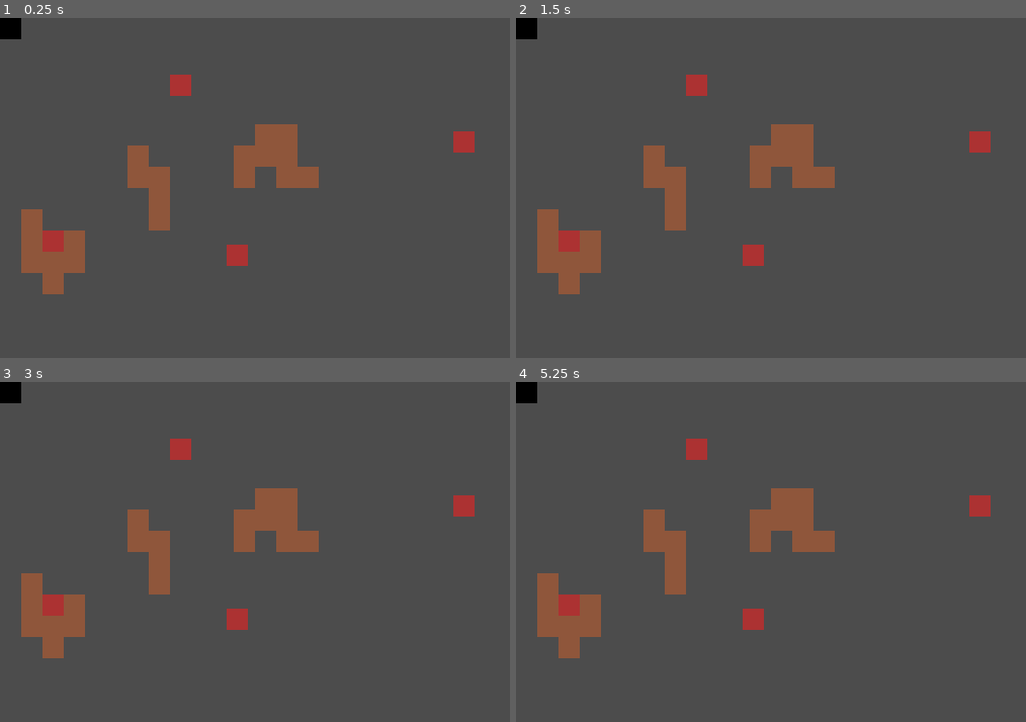
Above: before the commit, frames 1-4 (two rows, left to right).
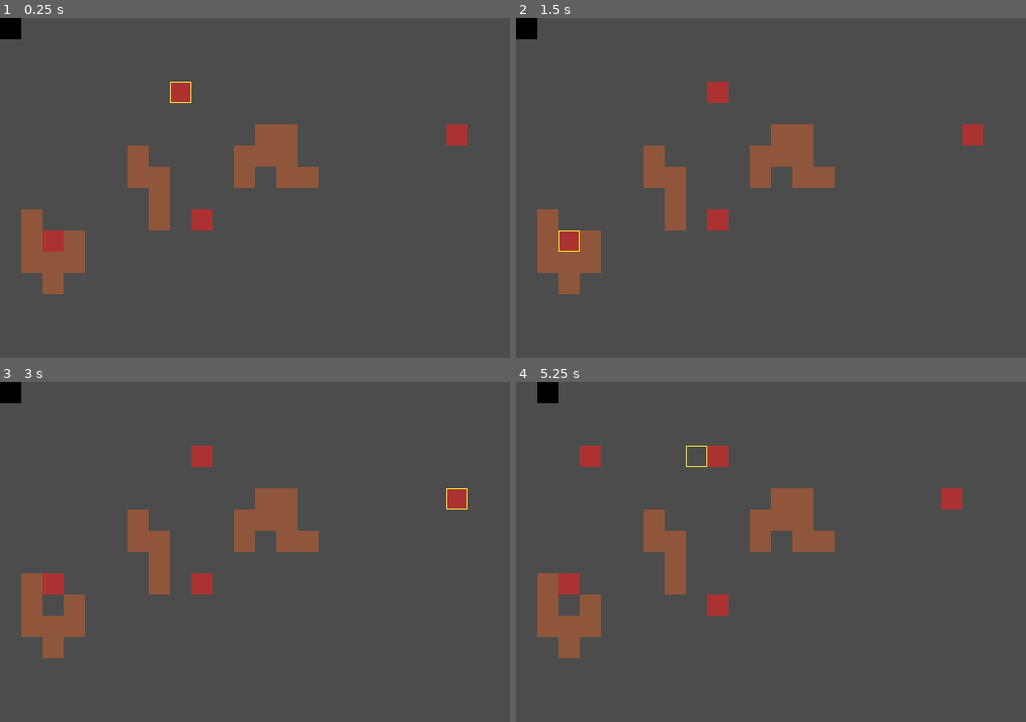
Above: after the commit, the same moments.

Repository: Leirda01/gmtk-2020-leirda-diana
Game: Godot game, scene res://scenes/Main.tscn
Two runs of this game, one before a commit and one after it. Both use one fixed random seed, a clock stepped at 60 frames per second and the inputs below.
Inputs:
- Up to frame 1 (0.25 s): no input
- Up to frame 2 (1.5 s): tap Enter at 0.5 s; hold Right (ui_right) 0.53-1.28 s; tap Space at 1.25 s; hold Down (ui_down) from 1.28 s (still down)
- Up to frame 3 (3 s): tap Enter at 2 s; release Down (ui_down) at 2.03 s; hold Right (ui_right) 2.03-2.78 s; tap Space at 2.75 s; hold Up (ui_up) from 2.78 s (still down)
- Up to frame 4 (5.25 s): tap Enter at 3.5 s; release Up (ui_up) at 3.53 s; hold Left (ui_left) 3.53-5.03 s; tap Space at 4.25 s; hold Down (ui_down) from 5.03 s (still down)

The runs differ from the first frame. In frame 1, 1.0% of the frame differs, in the area x 33-94%, y 16-73%; in frame 2, 1.4%; in frame 3, 1.9%; in frame 4, 2.9%, in the area x 0-94%, y 0-73%.

Commit message:
Move each entities via keyboard

Diff:
--- a/scenes/Enemy.tscn
+++ b/scenes/Enemy.tscn
@@ -1,11 +1,9 @@
-[gd_scene load_steps=4 format=2]
+[gd_scene load_steps=3 format=2]
 
 [ext_resource path="res://sprites/enemy-1.png" type="Texture" id=1]
 [ext_resource path="res://scenes/Entity.tscn" type="PackedScene" id=2]
-[ext_resource path="res://scripts/Enemy.gd" type="Script" id=3]
 
 [node name="Enemy" type="Node2D"]
-script = ExtResource( 3 )
 
 [node name="Controller" parent="." instance=ExtResource( 2 )]
 
--- a/scenes/Main.tscn
+++ b/scenes/Main.tscn
@@ -1,9 +1,10 @@
-[gd_scene load_steps=8 format=2]
+[gd_scene load_steps=9 format=2]
 
 [ext_resource path="res://sprites/environment.png" type="Texture" id=1]
 [ext_resource path="res://scenes/Player.tscn" type="PackedScene" id=2]
 [ext_resource path="res://scripts/Main.gd" type="Script" id=3]
 [ext_resource path="res://scenes/Enemy.tscn" type="PackedScene" id=4]
+[ext_resource path="res://scenes/Spawner.tscn" type="PackedScene" id=5]
 [ext_resource path="res://scenes/Cursor.tscn" type="PackedScene" id=6]
 
 [sub_resource type="ConvexPolygonShape2D" id=1]
@@ -46,18 +47,20 @@
 [node name="Enemies" type="Node" parent="."]
 
 [node name="Dummy" parent="Enemies" instance=ExtResource( 4 )]
-position = Vector2( 192, 64 )
+position = Vector2( 192, 72 )
 
 [node name="Dummy2" parent="Enemies" instance=ExtResource( 4 )]
 position = Vector2( 48, 240 )
 
 [node name="Dummy3" parent="Enemies" instance=ExtResource( 4 )]
-position = Vector2( 512, 128 )
+position = Vector2( 504, 120 )
 
 [node name="Dummy4" parent="Enemies" instance=ExtResource( 4 )]
-position = Vector2( 256, 256 )
+position = Vector2( 216, 216 )
 
 [node name="Player" parent="." instance=ExtResource( 2 )]
 
 [node name="Cursor" parent="." instance=ExtResource( 6 )]
-visible = false
+
+[node name="Spawner" parent="." instance=ExtResource( 5 )]
+position = Vector2( 72, 72 )
--- a/scenes/Spawner.tscn
+++ b/scenes/Spawner.tscn
@@ -3,11 +3,11 @@
 [ext_resource path="res://scripts/Spawner.gd" type="Script" id=1]
 
 [sub_resource type="RectangleShape2D" id=1]
-extents = Vector2( 16, 16 )
+extents = Vector2( 12, 12 )
 
 [node name="Spawner" type="Area2D"]
 script = ExtResource( 1 )
 
 [node name="CollisionShape2D" type="CollisionShape2D" parent="."]
-position = Vector2( 16, 16 )
+position = Vector2( 12, 12 )
 shape = SubResource( 1 )
--- a/scripts/Enemy.gd
+++ b/scripts/Enemy.gd
@@ -1,5 +1 @@
 extends Node2D
-
-
-func move(direction: Vector2):
-	$Controller.move(direction)
--- a/scripts/Entity.gd
+++ b/scripts/Entity.gd
@@ -7,9 +7,11 @@
 onready var ray = $RayCast2D
 onready var tween = $Tween
 
-func move(direction: Vector2):
+func move(direction: Vector2) -> bool:
 	if can_move(direction):
 		smoothly_move(direction)
+		return true
+	return false
 
 func can_move(direction: Vector2) -> bool:
 	ray.cast_to = direction * tile_size
--- a/scripts/Main.gd
+++ b/scripts/Main.gd
@@ -1,6 +1,8 @@
 extends Node
 
 const Enemy = preload("res://scenes/Enemy.tscn")
+
+var enemy_index : int = 0
 
 const directions = {
 	"ui_right": Vector2.RIGHT,
@@ -10,17 +12,19 @@
 }
 
 func _process(_delta):
-	pass
-	# si tout les ennemis n’ont pas bougé:
-	# 	positionner le curseur
-	# 	return
-	# dis au programme de s’occuper des attaques
-	# bouge le joueur
+	if enemy_index < $Enemies.get_child_count():
+		$Cursor.position = $Enemies.get_child(enemy_index).position
+		return
+	# dis à la machine de calculer les attaques ici
+	$Player.random_move()
+	$Spawner.add_enemy($Enemies, Enemy.instance())
+	enemy_index = 0
 
 func _input(event):
-	pass
-	# si il reste des ennemis qui n’ont pas bougé
-	# 	si une touche de la liste est pressée
-	# 		si ce n’est pas une touche valide
-	# 			return
-	# 		l’ennemi.move(la direction de la touche)
+	if enemy_index <= $Enemies.get_child_count():
+		for key in directions.keys():
+			if event.is_action_pressed(key):
+				enemy_index += int($Enemies \
+					.get_child(enemy_index) \
+					.get_node("Controller") \
+					.move(directions[key]))
